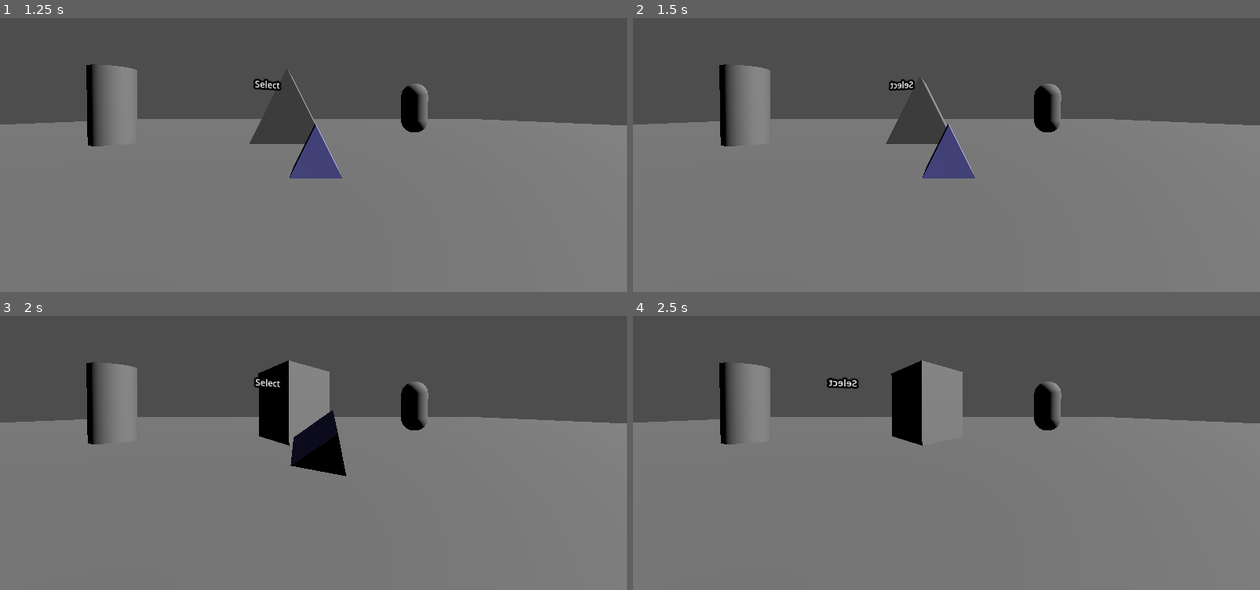
Above: before the commit, frames 1-4 (two rows, left to right).
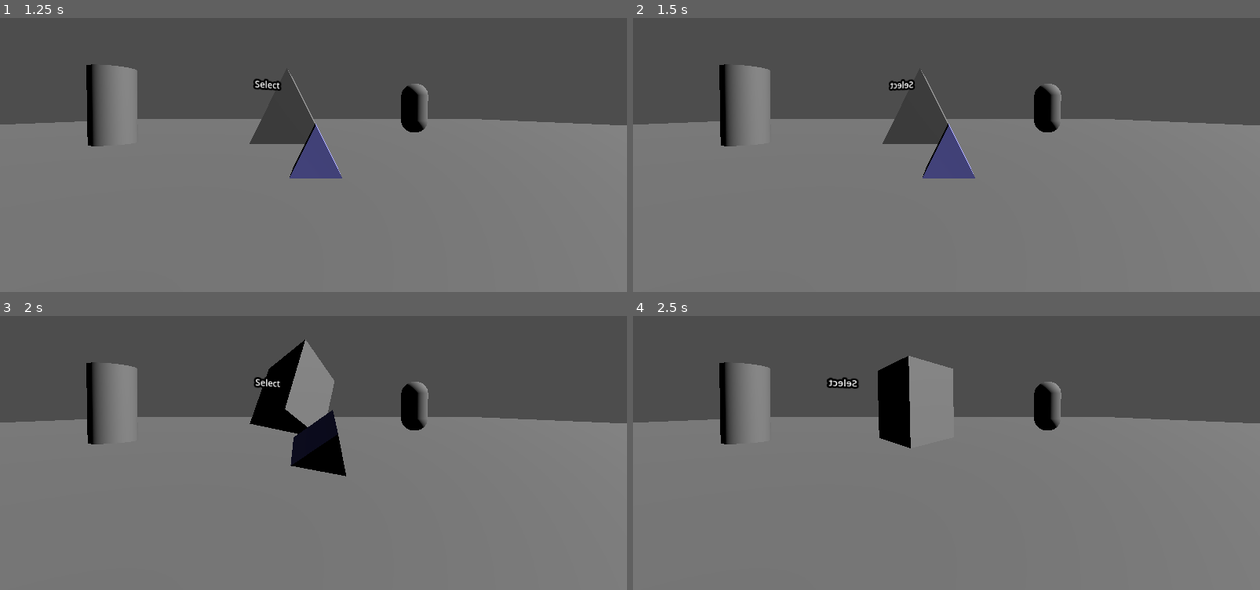
Above: after the commit, the same moments.

Repository: g-vidhulakripali/Vodoo
Game: Godot game, scene res://scenes/Root.tscn
The game is run twice, just before and just after one commit, with the same random seed, the same clock (stepped at 60 frames per second) and the same inputs.
Inputs (mouse positions are in pixels of both pictures, inside the frame that each line leads up to):
- Up to frame 1 (1.25 s): tap Enter (ui_accept) at 0.5, 0.77 s; move the mouse to (282, 187) at 0.52 s; hold Keypad 8 (move_forward) from 0.53 s (still down); hold Space (simulate_trigger) from 0.53 s (still down); click (282, 187) at 0.67 s
- Up to frame 2 (1.5 s): release Keypad 8 (move_forward) at 1.25 s; release Space (simulate_trigger) at 1.25 s; drag from (1134, 168) to (915, 187) at 1.27 s
- Up to frame 3 (2 s): no input
- Up to frame 4 (2.5 s): move the mouse to (758, 362) at 2.02 s; hold Left (move_left) from 2.03 s (still down); hold Space (simulate_trigger) from 2.03 s (still down)

Frame 1 is identical in both runs. In frame 2, 0.1% of the frame differs, in the area x 39-51%, y 19-46%; in frame 3, 1.0%; in frame 4, 1.6%, in the area x 39-53%, y 14-49%.

Commit message:
Rotation

Diff:
--- a/scripts/voodo_r.gd
+++ b/scripts/voodo_r.gd
@@ -162,7 +162,8 @@
 
 			print(voodo.transform, " ", voodoo_list[0].origin.transform)
 
-			origin.transform = voodo.transform
+			origin.rotation = voodo.rotation
+			origin.rotation_degrees = voodo.rotation_degrees
 
 			#var current_basis = global_transform.basis
 			#var delta_basis = current_basis * last_controller_basis.inverse()
